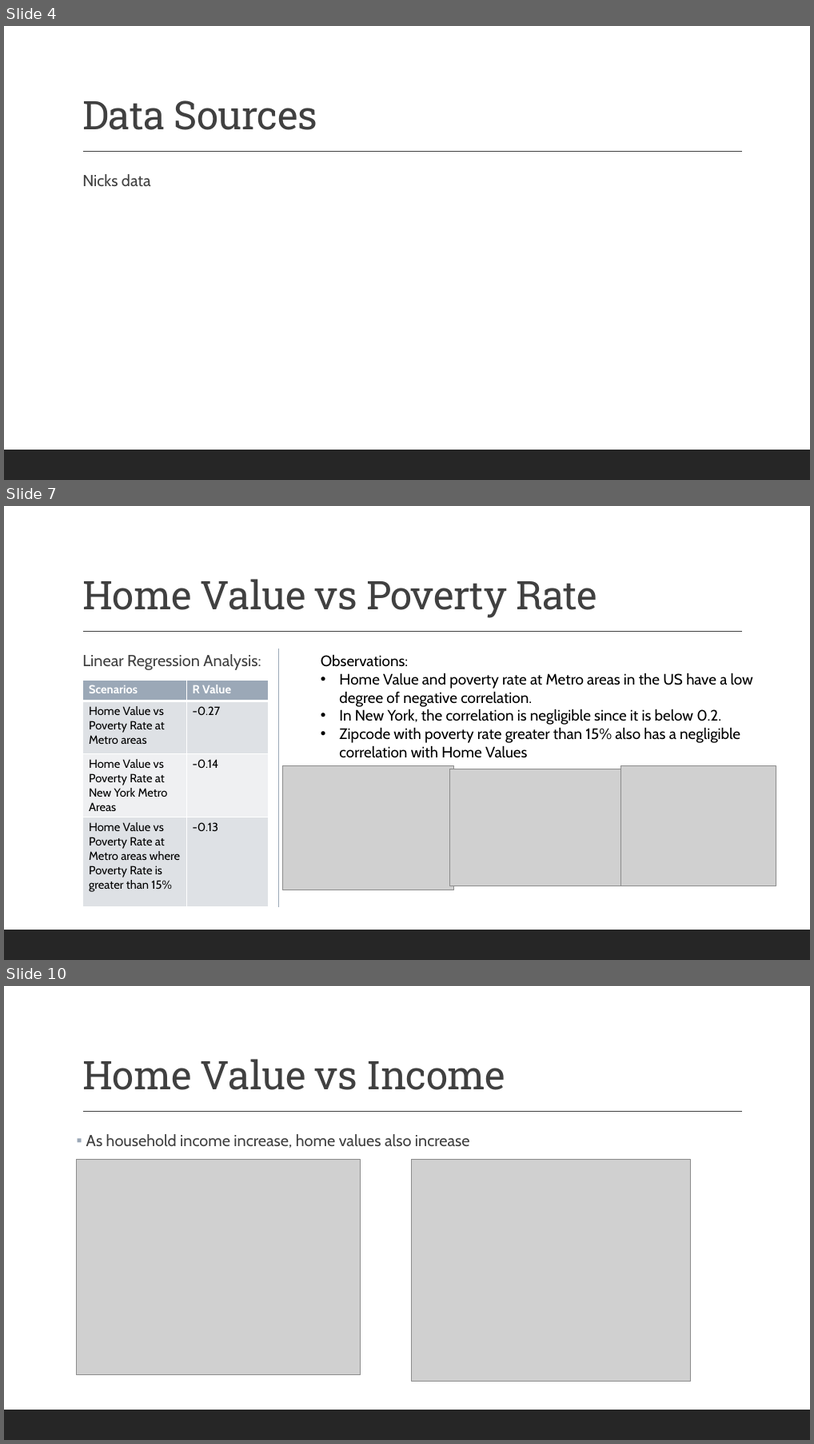
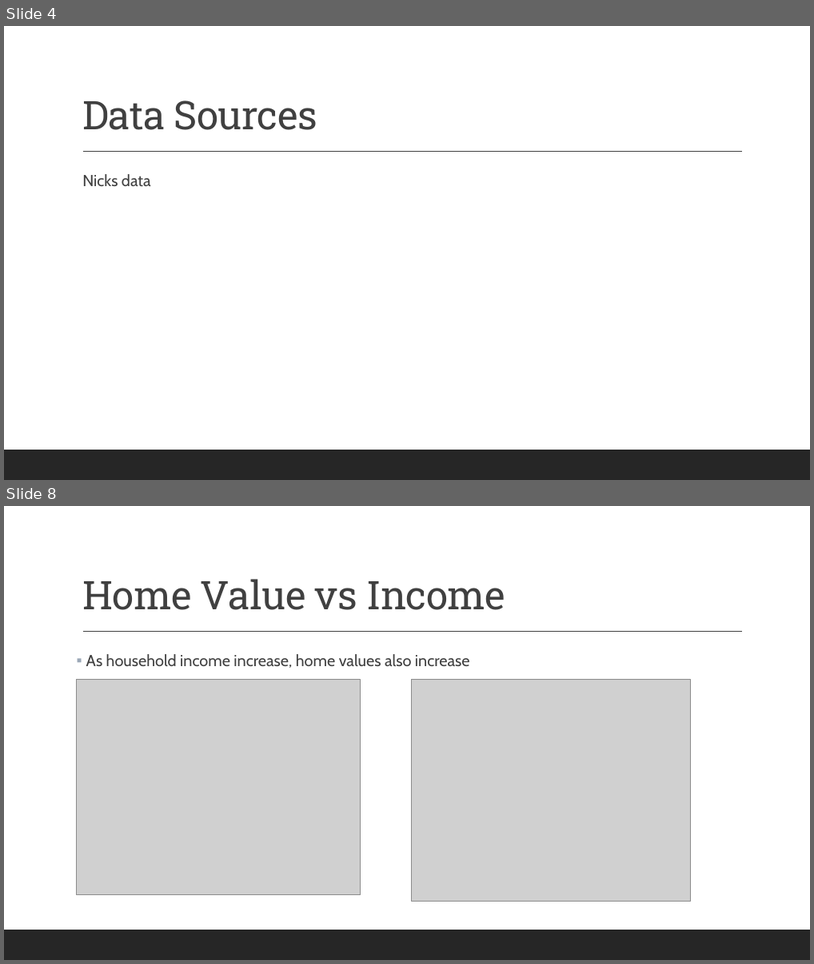
Before and after one commit to againzer/HousingPricesProject, a slide deck: Housing Price Analysis.pptx. Shown one above the other, each under a label of ours: slides 4, 7 and 10 before the commit, slides 4 and 8 after it; the slides between them are not shown. The pictures are 814x1444 and 814x964 pixels, drawn with LibreOffice and Linux fonts; fonts in the diff are those of the drawing; grey boxes stand for pictures. Boxes give left, top, right and bottom in pixels: in the first picture for what was removed or moved away, otherwise in the second. Text is boxed around its words. In the diff, an @@ line names an element or a change of style, - is before the commit and + after.

```diff
--- a/Housing Price Analysis.pptx
+++ b/Housing Price Analysis.pptx
@@ slide 7 removed at [4,506,810,960], background #FFFFFF; not listed: 2 template elements that a slide beside it also shows @@
@@ title removed at [82,579,598,618] @@
-Home Value vs Poverty Rate
@@ line removed from (278, 648) to (278, 907) @@
@@ text removed at [82,654,261,670] @@
-  Linear Regression Analysis:
@@ text removed at [321,655,754,758] @@
-Observations:
-• Home Value and poverty rate at Metro areas in the US have a low degree of negative correlation.
-• In New York, the correlation is negligible since it is below 0.2.
-• Zipcode with poverty rate greater than 15% also has a negligible correlation with Home Values
@@ table removed at [82,680,269,907], 4 rows, 2 columns @@
-Scenarios | R Value
-Home Value vs Poverty Rate at Metro areas | -0.27
-Home Value vs Poverty Rate at New York Metro Areas | -0.14
-Home Value vs Poverty Rate at Metro areas where Poverty Rate is greater than 15% | -0.13
@@ picture removed at [283,766,454,890] @@
@@ picture removed at [450,768,622,885] @@
@@ picture removed at [622,766,777,886] @@
@@ what was slide 10 is now slide 8 @@
```
Also in this commit, not shown: 3 slides changed, 1 slide added, 2 other slides removed.
